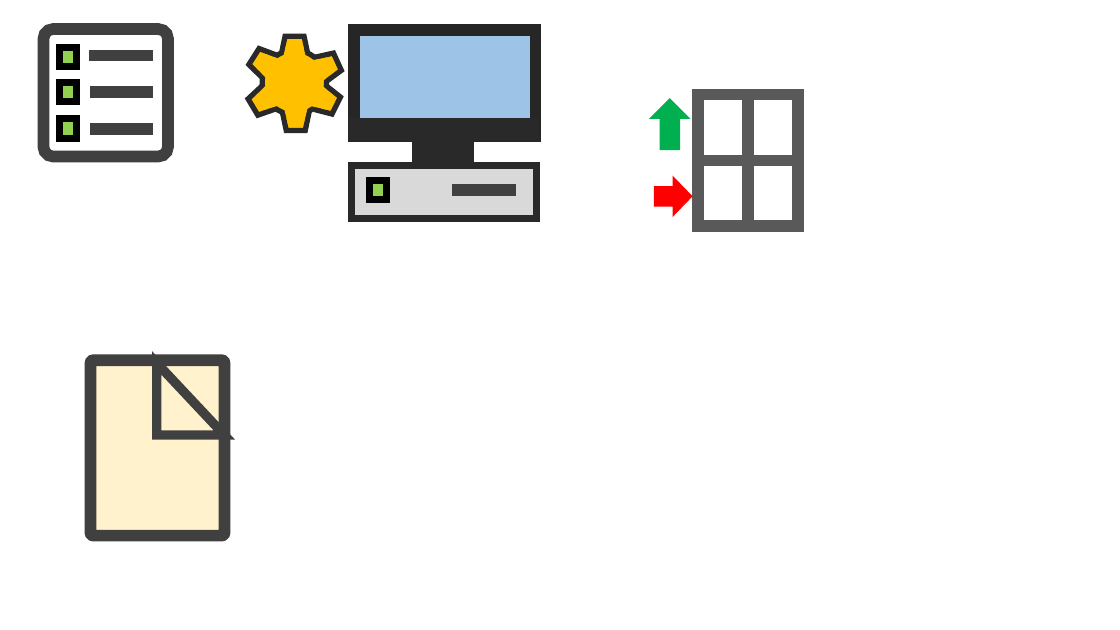
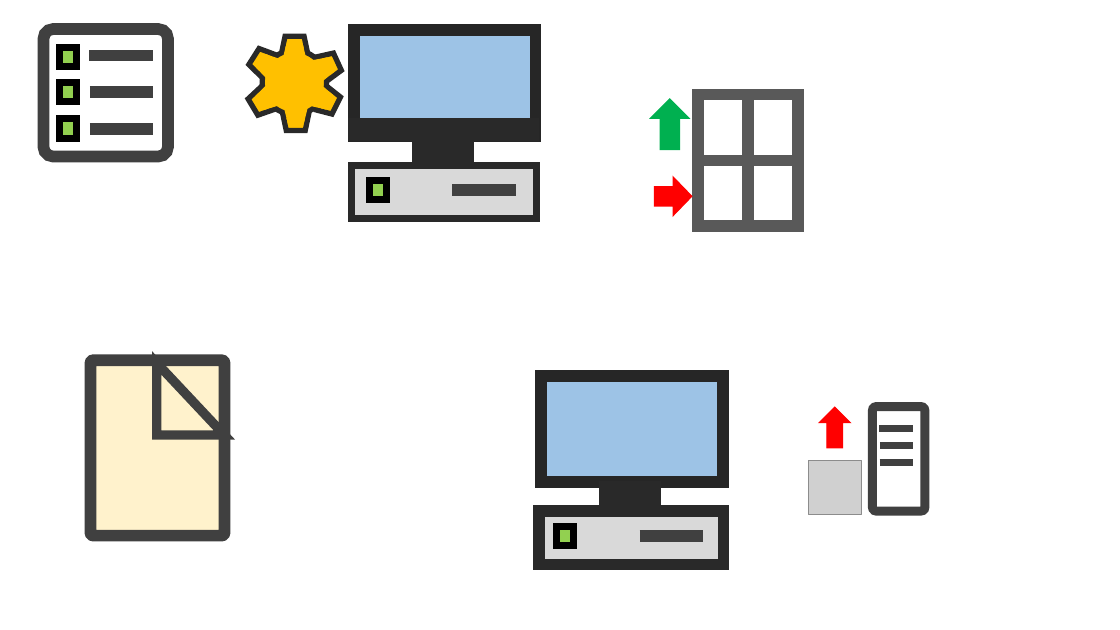
Before and after one commit to luchete80/fluxsol, a slide deck: slide 3 of FluxSol-CAE/Icons/Icons.pptx. Drawn at 1120x630 pixels with LibreOffice and Linux fonts; fonts in the diff are those of the drawing; grey boxes stand for pictures. Boxes give left, top, right and bottom in pixels: in the first picture for what was removed or moved away, otherwise in the second. Text is boxed around its words. In the diff, an @@ line names an element or a change of style, - is before the commit and + after.

```diff
--- a/FluxSol-CAE/Icons/Icons.pptx
+++ b/FluxSol-CAE/Icons/Icons.pptx
@@ up arrow added at (x1=819, y1=408, x2=850, y2=449), fill #FF0000, outline #FF0000 1 pt @@
@@ picture added at (x1=808, y1=460, x2=860, y2=514) @@
@@ group added at (x1=873, y1=407, x2=925, y2=511): 3 lines, 1 rounded rectangle @@
@@ group added at (x1=539, y1=376, x2=723, y2=565): 3 rectangles, 1 rounded rectangle, 1 line @@
```
Also in this commit, not shown: 1 slide added, 20 other files.
